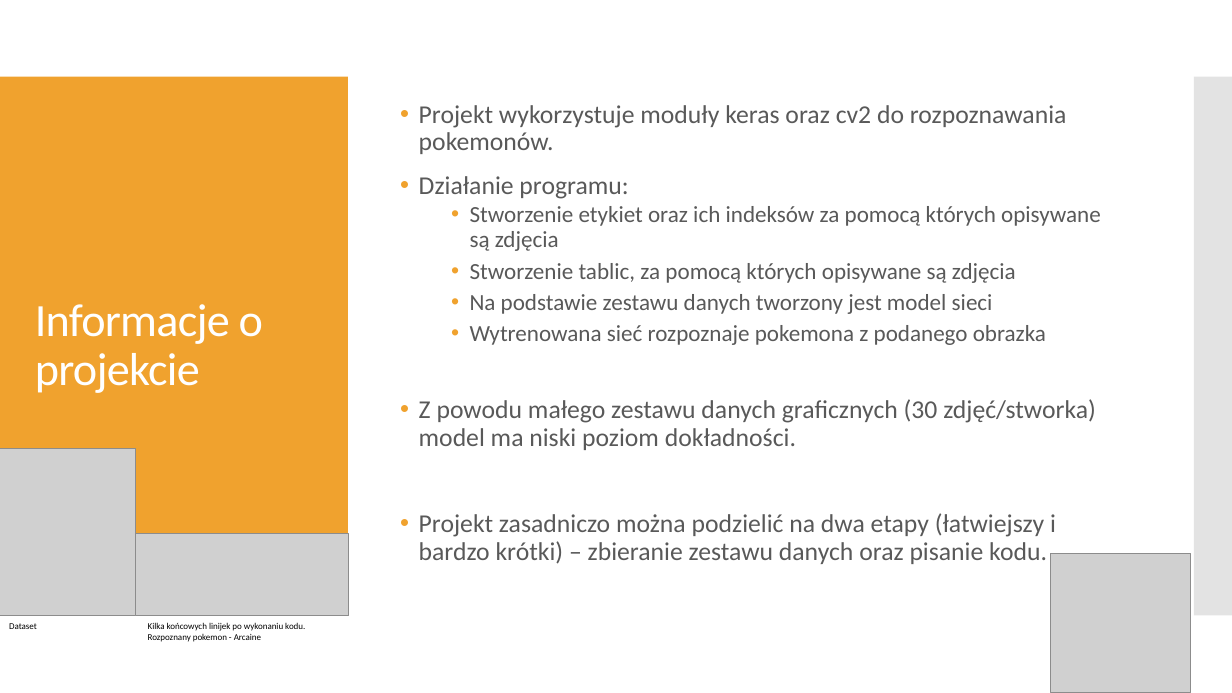
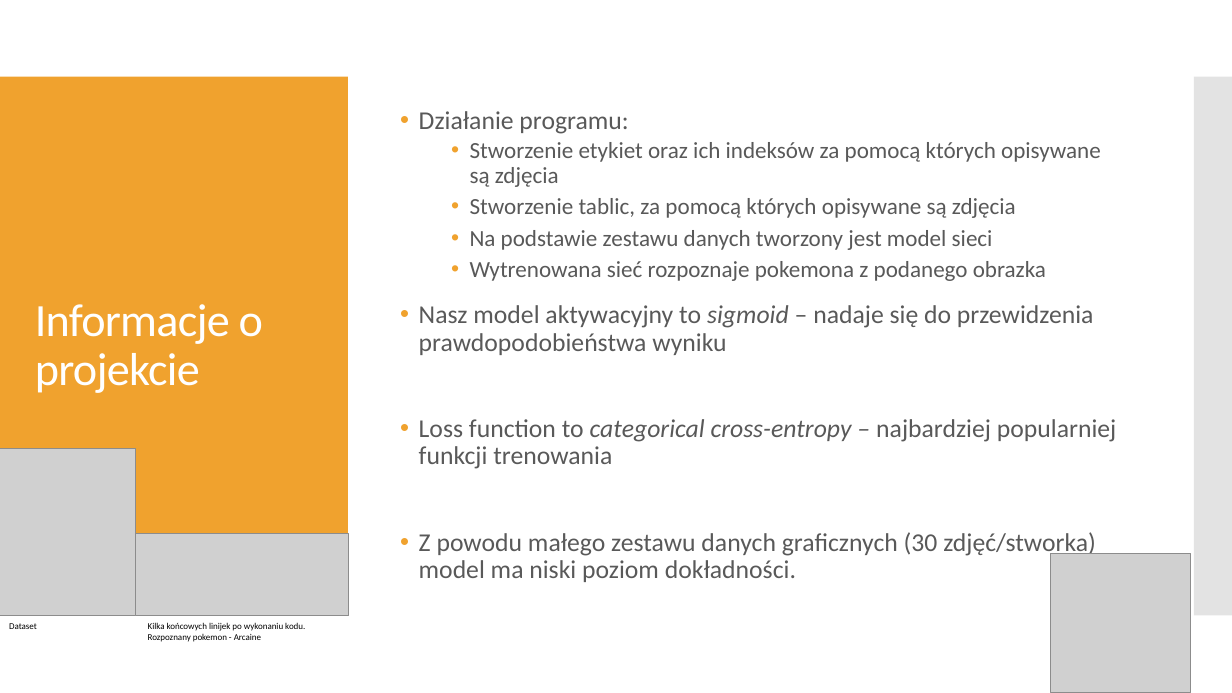
Before and after one commit to konradkihan/Intel-AI4Y, a slide deck: slide 3 of Pokemon visual recognision.pptx. Drawn at 1232x693 pixels with LibreOffice and Linux fonts; fonts in the diff are those of the drawing; grey boxes stand for pictures. Boxes give left, top, right and bottom in pixels: in the first picture for what was removed or moved away, otherwise in the second. Text is boxed around its words. In the diff, an @@ line names an element or a change of style, - is before the commit and + after.

Commit message:
Updated presentation

```diff
--- a/Pokemon visual recognision.pptx
+++ b/Pokemon visual recognision.pptx
@@ text at (x1=419, y1=105, x2=1067, y2=154): paragraph removed @@
-• Projekt wykorzystuje moduły keras oraz cv2 do rozpoznawania pokemonów.
@@ text at (x1=419, y1=305, x2=1117, y2=469): paragraphs added @@
+• Nasz model aktywacyjny to sigmoid – nadaje się do przewidzenia prawdopodobieństwa wyniku
+• Loss function to categorical cross-entropy – najbardziej popularniej funkcji trenowania
@@ text at (x1=419, y1=513, x2=1056, y2=564): paragraph removed @@
-• Projekt zasadniczo można podzielić na dwa etapy (łatwiejszy i bardzo krótki) – zbieranie zestawu danych oraz pisanie kodu.
```
Also in this commit, not shown: 1 other slide changed.
